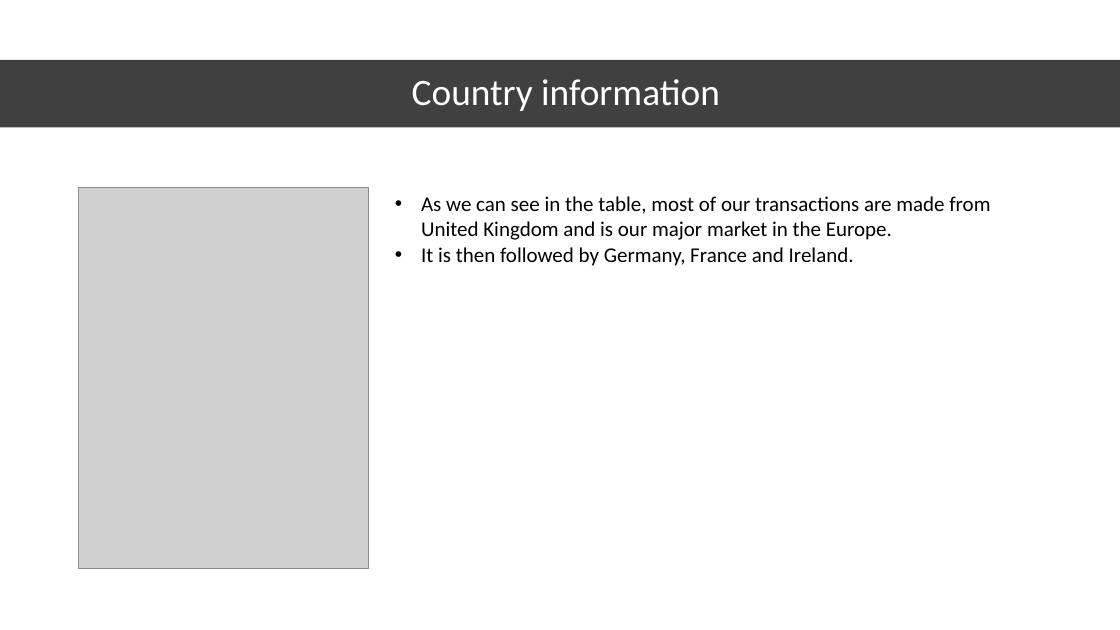
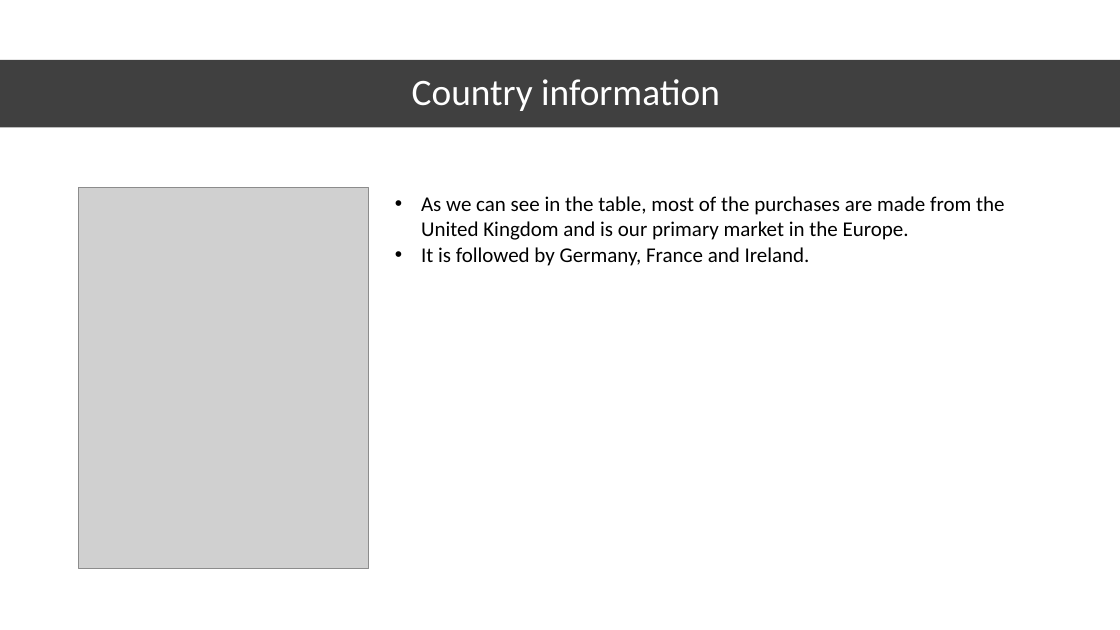
Before and after one commit to RutanshuDesai/Data-Analysis-Market-Basket-Analysis, a slide deck: slide 5 of E-Commerce Market Basket Analysis.pptx (slide 4 before the commit). Drawn at 1120x630 pixels with LibreOffice and Linux fonts; fonts in the diff are those of the drawing; grey boxes stand for pictures. Boxes give left, top, right and bottom in pixels: in the first picture for what was removed or moved away, otherwise in the second. Text is boxed around its words. In the diff, an @@ line names an element or a change of style, - is before the commit and + after.

```diff
--- a/E-Commerce Market Basket Analysis.pptx
+++ b/E-Commerce Market Basket Analysis.pptx
@@ text at (x1=421, y1=196, x2=1004, y2=266): text changed @@
-• As we can see in the table, most of our transactions are made from United Kingdom and is our major market in the Europe.
-• It is then followed by Germany, France and Ireland.
+• As we can see in the table, most of the purchases are made from the United Kingdom and is our primary market in the Europe.
+• It is followed by Germany, France and Ireland.
```
Also in this commit, not shown: 11 other slides changed, 3 slides added.
